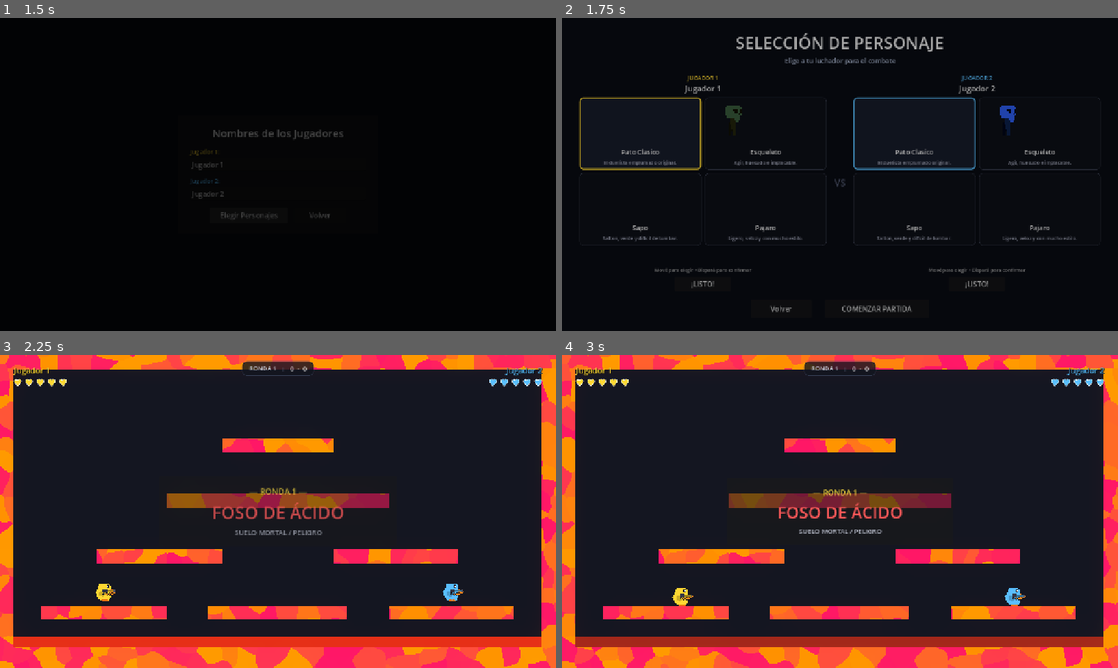
Above: before the commit, frames 1-4 (two rows, left to right).
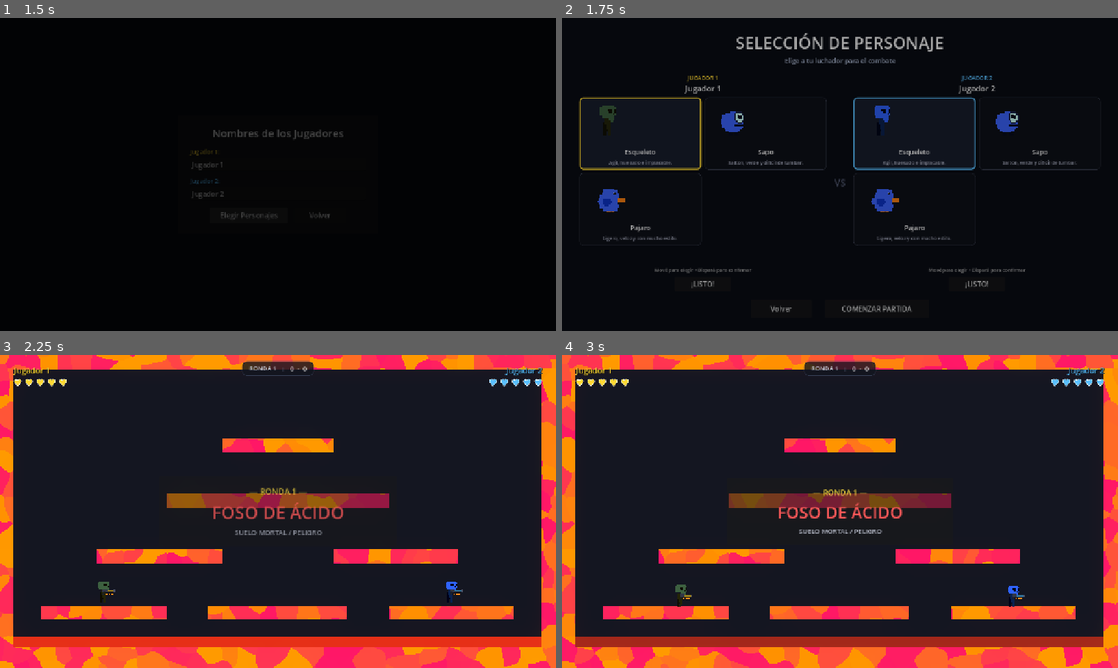
Above: after the commit, the same moments.

Repository: AdriR1ze/ONIET_Rounds
Game: Godot game, scene res://ui/main_menu.tscn
The game is run twice, just before and just after one commit, with the same random seed, the same clock (stepped at 60 frames per second) and the same inputs.
Inputs (mouse positions are in pixels of both pictures, inside the frame that each line leads up to):
- Up to frame 1 (1.5 s): click "Jugar" at 0.5 s; click "Elegir Personajes" at 1.25 s
- Up to frame 2 (1.75 s): no input
- Up to frame 3 (2.25 s): click "COMENZAR PARTIDA" at 2 s
- Up to frame 4 (3 s): tap Enter at 2.75 s; move the mouse to (962, 495) at 2.77 s; hold D (p1_right) from 2.78 s (still down); tap F at 2.85 s; click (962, 495) at 2.92 s

Frame 1 is identical in both runs. In frame 2, 2.2% of the frame differs, in the area x 6-97%, y 28-73%; in frame 3, 0.3%; in frame 4, 0.3%.

Commit message:
fuera pato clasico y arreglo de exports

Diff:
--- a/rounds/player/pajaro_frames.tres
+++ b/rounds/player/pajaro_frames.tres
@@ -1,27 +1,38 @@
 [gd_resource type="SpriteFrames" format=3 uid="uid://d15rtbdb6iimh"]
 
+[ext_resource type="Texture2D" uid="uid://c3e6njyltwjc2" path="res://sprite_sheets/personajes/pajaro/pajaro_caminando.png" id="1_camina"]
+[ext_resource type="Texture2D" uid="uid://jodt6vr4m8nm" path="res://sprite_sheets/personajes/pajaro/pajaro_quieto.png" id="2_quieto"]
+
 [sub_resource type="AtlasTexture" id="AtlasTexture_i0"]
+atlas = ExtResource("2_quieto")
 region = Rect2(0, 0, 32, 32)
 
 [sub_resource type="AtlasTexture" id="AtlasTexture_i1"]
+atlas = ExtResource("2_quieto")
 region = Rect2(32, 0, 32, 32)
 
 [sub_resource type="AtlasTexture" id="AtlasTexture_i2"]
+atlas = ExtResource("2_quieto")
 region = Rect2(64, 0, 32, 32)
 
 [sub_resource type="AtlasTexture" id="AtlasTexture_i3"]
+atlas = ExtResource("2_quieto")
 region = Rect2(96, 0, 32, 32)
 
 [sub_resource type="AtlasTexture" id="AtlasTexture_w0"]
+atlas = ExtResource("1_camina")
 region = Rect2(0, 0, 32, 32)
 
 [sub_resource type="AtlasTexture" id="AtlasTexture_w1"]
+atlas = ExtResource("1_camina")
 region = Rect2(32, 0, 32, 32)
 
 [sub_resource type="AtlasTexture" id="AtlasTexture_w2"]
+atlas = ExtResource("1_camina")
 region = Rect2(64, 0, 32, 32)
 
 [sub_resource type="AtlasTexture" id="AtlasTexture_w3"]
+atlas = ExtResource("1_camina")
 region = Rect2(96, 0, 32, 32)
 
 [resource]
--- a/rounds/player/player.gd
+++ b/rounds/player/player.gd
@@ -47,18 +47,12 @@
 @onready var _corner_ray_right: RayCast2D = $CornerRayRight
 @onready var _ground_ray: RayCast2D = $GroundRay
 @onready var _skeleton_sprite: AnimatedSprite2D = $Visual.get_node_or_null("SkeletonSprite")
-@onready var _body_mesh: Polygon2D = $Visual.get_node_or_null("Body")
-@onready var _wing_mesh: Polygon2D = $Visual.get_node_or_null("Wing")
-@onready var _beak_mesh: Polygon2D = $Visual.get_node_or_null("Beak")
-@onready var _eye_mesh: Polygon2D = $Visual.get_node_or_null("Eye")
-@onready var _pupil_mesh: Polygon2D = $Visual.get_node_or_null("Pupil")
-@onready var _feet_node: Node2D = $Visual.get_node_or_null("Feet")
 @onready var _floating_hp: Node2D = get_node_or_null("FloatingHealthBar")
 
 var facing: int = 1
 var can_control: bool = true
 var current_state: PlayerState = PlayerState.IDLE
-var tipo_personaje: String = "pato"
+var tipo_personaje: String = "esqueleto"
 
 var _effects: Array = []
 var _active_dots: Array = []
@@ -71,6 +65,7 @@
 var _spawn_position: Vector2
 var _hit_stop_remaining: float = 0.0
 var _hit_stop_active: bool = false
+var _death_tween: Tween = null
 
 # Modificadores de físicas dinámicos (auras / campos)
 var gravity_scale: float = 1.0
@@ -140,6 +135,9 @@
 	_update_ragdoll(delta)
 	_update_buffs(delta)
 	_update_state()
+	# Vivo y fuera del trompezar: el visual nunca debe quedar tumbado.
+	if current_state != PlayerState.DEAD and _ragdoll_timer <= 0.0:
+		$Visual.rotation = 0.0
 	_apply_gravity(delta)
 	_update_jump_timers(delta)
 
@@ -173,68 +171,41 @@
 	_update_character_visual()
 
 
-func _set_duck_parts_visible(v: bool) -> void:
-	if _body_mesh != null: _body_mesh.visible = v
-	if _wing_mesh != null: _wing_mesh.visible = v
-	if _beak_mesh != null: _beak_mesh.visible = v
-	if _eye_mesh != null: _eye_mesh.visible = v
-	if _pupil_mesh != null: _pupil_mesh.visible = v
-	if _feet_node != null: _feet_node.visible = v
-
-
 func _configurar_personaje() -> void:
 	tipo_personaje = RunManager.personaje_de(player_number)
-	if CHARACTER_FRAMES.has(tipo_personaje):
-		_set_duck_parts_visible(false)
-		if _skeleton_sprite != null:
-			_skeleton_sprite.visible = true
-			_skeleton_sprite.sprite_frames = CHARACTER_FRAMES[tipo_personaje]
-			_skeleton_sprite.modulate = Color.WHITE
-			if tipo_personaje == "esqueleto":
-				var paleta := RunManager.paleta_esqueleto(player_number)
-				var mat := ShaderMaterial.new()
-				mat.shader = preload("res://player/skeleton_palette.gdshader")
-				mat.set_shader_parameter("color_highlight", paleta[0])
-				mat.set_shader_parameter("color_midtone", paleta[1])
-				mat.set_shader_parameter("color_shadow", paleta[2])
-				_skeleton_sprite.material = mat
-			else:
-				_skeleton_sprite.material = null
-			_skeleton_sprite.play("idle")
-		_body_animation.play("stand")
-	else:
-		_set_duck_parts_visible(true)
-		if _wing_mesh != null:
-			_wing_mesh.color = RunManager.color_jugador(player_number).darkened(0.2)
-		if _skeleton_sprite != null:
-			_skeleton_sprite.visible = false
-		_body_animation.play("duck_idle")
+	if not CHARACTER_FRAMES.has(tipo_personaje):
+		tipo_personaje = "esqueleto"
+	if _skeleton_sprite != null:
+		_skeleton_sprite.visible = true
+		_skeleton_sprite.sprite_frames = CHARACTER_FRAMES[tipo_personaje]
+		_skeleton_sprite.modulate = Color.WHITE
+		if tipo_personaje == "esqueleto":
+			var paleta := RunManager.paleta_esqueleto(player_number)
+			var mat := ShaderMaterial.new()
+			mat.shader = preload("res://player/skeleton_palette.gdshader")
+			mat.set_shader_parameter("color_highlight", paleta[0])
+			mat.set_shader_parameter("color_midtone", paleta[1])
+			mat.set_shader_parameter("color_shadow", paleta[2])
+			_skeleton_sprite.material = mat
+		else:
+			_skeleton_sprite.material = null
+		_skeleton_sprite.play("idle")
+	_body_animation.play("stand")
 
 
 func _update_character_visual() -> void:
-	if CHARACTER_FRAMES.has(tipo_personaje):
-		if _skeleton_sprite == null:
-			return
-		match current_state:
-			PlayerState.DEAD:
-				if _skeleton_sprite.animation != "dead":
-					_skeleton_sprite.play("dead")
-			PlayerState.WALKING:
-				if _skeleton_sprite.animation != "walk":
-					_skeleton_sprite.play("walk")
-			_:
-				if _skeleton_sprite.animation != "idle":
-					_skeleton_sprite.play("idle")
-	else:
-		match current_state:
-			PlayerState.DEAD:
-				_body_animation.stop()
-			PlayerState.WALKING:
-				if _body_animation.current_animation != "duck_walk":
-					_body_animation.play("duck_walk")
-			_:
-				if _body_animation.current_animation != "duck_idle":
-					_body_animation.play("duck_idle")
+	if _skeleton_sprite == null:
+		return
+	match current_state:
+		PlayerState.DEAD:
+			if _skeleton_sprite.animation != "dead":
+				_skeleton_sprite.play("dead")
+		PlayerState.WALKING:
+			if _skeleton_sprite.animation != "walk":
+				_skeleton_sprite.play("walk")
+		_:
+			if _skeleton_sprite.animation != "idle":
+				_skeleton_sprite.play("idle")
 
 
 func _update_jump_timers(delta: float) -> void:
@@ -244,7 +215,7 @@
 		return
 
 	_ground_ray.force_raycast_update()
-	if _ground_ray.is_colliding() and velocity.y >= 0.0:
+	if is_on_floor() or (_ground_ray.is_colliding() and velocity.y >= 0.0):
 		_coyote_timer = coyote_time
 	else:
 		_coyote_timer = maxf(_coyote_timer - delta, 0.0)
@@ -459,11 +430,11 @@
 
 	# Rotar el personaje tumbado en el suelo
 	var rot_target := deg_to_rad(90.0 if facing >= 0 else -90.0)
-	var tween := create_tween()
-	tween.set_parallel(true)
-	tween.tween_property($Visual, "rotation", rot_target, 0.22).set_ease(Tween.EASE_OUT)
-	tween.tween_property($Visual, "position:y", 8.0, 0.22)
-	tween.tween_property(self, "modulate", Color(0.72, 0.72, 0.78, 1.0), 0.3)
+	_death_tween = create_tween()
+	_death_tween.set_parallel(true)
+	_death_tween.tween_property($Visual, "rotation", rot_target, 0.22).set_ease(Tween.EASE_OUT)
+	_death_tween.tween_property($Visual, "position:y", 8.0, 0.22)
+	_death_tween.tween_property(self, "modulate", Color(0.72, 0.72, 0.78, 1.0), 0.3)
 
 	# Desactivar colisión con proyectiles para no deflectar ni recibir más impactos
 	var hurtbox_col := get_node_or_null("HurtboxComponent/CollisionShape2D") as CollisionShape2D
@@ -536,14 +507,14 @@
 		active_barrier.queue_free()
 		active_barrier = null
 	modulate = Color(1.0, 1.0, 1.0, 1.0)
+	if _death_tween != null and _death_tween.is_valid():
+		_death_tween.kill()
+	_death_tween = null
 	$Visual.rotation = 0.0
 	$Visual.position = Vector2.ZERO
-	if CHARACTER_FRAMES.has(tipo_personaje):
-		_body_animation.play("stand")
-		if _skeleton_sprite != null:
-			_skeleton_sprite.play("idle")
-	else:
-		_body_animation.play("duck_idle")
+	_body_animation.play("stand")
+	if _skeleton_sprite != null:
+		_skeleton_sprite.play("idle")
 	_update_visual_facing()
 	_health.reset()
 	var hurtbox_col := get_node_or_null("HurtboxComponent/CollisionShape2D") as CollisionShape2D
--- a/rounds/player/player.tscn
+++ b/rounds/player/player.tscn
@@ -82,136 +82,6 @@
 "values": [0.0, 6.2831855]
 }
 
-[sub_resource type="Animation" id="Animation_duck_idle"]
-resource_name = "duck_idle"
-length = 0.8
-loop_mode = 1
-tracks/0/type = "value"
-tracks/0/imported = false
-tracks/0/enabled = true
-tracks/0/path = NodePath("Visual:position")
-tracks/0/interp = 1
-tracks/0/loop_wrap = true
-tracks/0/keys = {
-"times": PackedFloat32Array(0, 0.4, 0.8),
-"transitions": PackedFloat32Array(1, 1, 1),
-"update": 0,
-"values": [Vector2(0, 0), Vector2(0, -1.5), Vector2(0, 0)]
-}
-tracks/1/type = "value"
-tracks/1/imported = false
-tracks/1/enabled = true
-tracks/1/path = NodePath("Visual:rotation")
-tracks/1/interp = 1
-tracks/1/loop_wrap = true
-tracks/1/keys = {
-"times": PackedFloat32Array(0),
-"transitions": PackedFloat32Array(1),
-"update": 0,
-"values": [0.0]
-}
-tracks/2/type = "value"
-tracks/2/imported = false
-tracks/2/enabled = true
-tracks/2/path = NodePath("Visual/Wing:rotation")
-tracks/2/interp = 1
-tracks/2/loop_wrap = true
-tracks/2/keys = {
-"times": PackedFloat32Array(0, 0.4, 0.8),
-"transitions": PackedFloat32Array(1, 1, 1),
-"update": 0,
-"values": [0.0, -0.08, 0.0]
-}
-tracks/3/type = "value"
-tracks/3/imported = false
-tracks/3/enabled = true
-tracks/3/path = NodePath("Visual/Feet/FootL:position")
-tracks/3/interp = 1
-tracks/3/loop_wrap = true
-tracks/3/keys = {
-"times": PackedFloat32Array(0),
-"transitions": PackedFloat32Array(1),
-"update": 0,
-"values": [Vector2(0, 0)]
-}
-tracks/4/type = "value"
-tracks/4/imported = false
-tracks/4/enabled = true
-tracks/4/path = NodePath("Visual/Feet/FootR:position")
-tracks/4/interp = 1
-tracks/4/loop_wrap = true
-tracks/4/keys = {
-"times": PackedFloat32Array(0),
-"transitions": PackedFloat32Array(1),
-"update": 0,
-"values": [Vector2(0, 0)]
-}
-
-[sub_resource type="Animation" id="Animation_duck_walk"]
-resource_name = "duck_walk"
-length = 0.36
-loop_mode = 1
-tracks/0/type = "value"
-tracks/0/imported = false
-tracks/0/enabled = true
-tracks/0/path = NodePath("Visual:rotation")
-tracks/0/interp = 1
-tracks/0/loop_wrap = true
-tracks/0/keys = {
-"times": PackedFloat32Array(0, 0.09, 0.18, 0.27, 0.36),
-"transitions": PackedFloat32Array(1, 1, 1, 1, 1),
-"update": 0,
-"values": [0.0, 0.08, 0.0, -0.08, 0.0]
-}
-tracks/1/type = "value"
-tracks/1/imported = false
-tracks/1/enabled = true
-tracks/1/path = NodePath("Visual:position")
-tracks/1/interp = 1
-tracks/1/loop_wrap = true
-tracks/1/keys = {
-"times": PackedFloat32Array(0, 0.09, 0.18, 0.27, 0.36),
-"transitions": PackedFloat32Array(1, 1, 1, 1, 1),
-"update": 0,
-"values": [Vector2(0, 0), Vector2(0, -2), Vector2(0, 0), Vector2(0, -2), Vector2(0, 0)]
-}
-tracks/2/type = "value"
-tracks/2/imported = false
-tracks/2/enabled = true
-tracks/2/path = NodePath("Visual/Feet/FootL:position")
-tracks/2/interp = 1
-tracks/2/loop_wrap = true
-tracks/2/keys = {
-"times": PackedFloat32Array(0, 0.09, 0.18, 0.36),
-"transitions": PackedFloat32Array(1, 1, 1, 1),
-"update": 0,
-"values": [Vector2(0, 0), Vector2(0, -3), Vector2(0, 0), Vector2(0, 0)]
-}
-tracks/3/type = "value"
-tracks/3/imported = false
-tracks/3/enabled = true
-tracks/3/path = NodePath("Visual/Feet/FootR:position")
-tracks/3/interp = 1
-tracks/3/loop_wrap = true
-tracks/3/keys = {
-"times": PackedFloat32Array(0, 0.18, 0.27, 0.36),
-"transitions": PackedFloat32Array(1, 1, 1, 1),
-"update": 0,
-"values": [Vector2(0, 0), Vector2(0, 0), Vector2(0, -3), Vector2(0, 0)]
-}
-tracks/4/type = "value"
-tracks/4/imported = false
-tracks/4/enabled = true
-tracks/4/path = NodePath("Visual/Wing:rotation")
-tracks/4/interp = 1
-tracks/4/loop_wrap = true
-tracks/4/keys = {
-"times": PackedFloat32Array(0, 0.09, 0.18, 0.27, 0.36),
-"transitions": PackedFloat32Array(1, 1, 1, 1, 1),
-"update": 0,
-"values": [0.0, 0.12, 0.0, 0.12, 0.0]
-}
-
 [sub_resource type="Animation" id="Animation_stand"]
 length = 0.01
 tracks/0/type = "value"
@@ -278,8 +148,6 @@
 [sub_resource type="AnimationLibrary" id="AnimationLibrary_body"]
 _data = {
 &"crouch": SubResource("Animation_crouch"),
-&"duck_idle": SubResource("Animation_duck_idle"),
-&"duck_walk": SubResource("Animation_duck_walk"),
 &"ragdoll": SubResource("Animation_ragdoll"),
 &"stand": SubResource("Animation_stand")
 }
@@ -313,39 +181,8 @@
 [node name="Visual" type="Node2D" parent="." unique_id=1891425439]
 scale = Vector2(1.3, 1.3)
 
-[node name="Body" type="Polygon2D" parent="Visual" unique_id=275499162]
-color = Color(0.8, 0.8, 0.85, 1)
-polygon = PackedVector2Array(-9, -15, 6, -15, 11, -12, 12, -4, 10, 2, 12, 10, 8, 15, -7, 15, -12, 11, -14, 4, -16, 1, -12, -4, -10, -11)
-
-[node name="Wing" type="Polygon2D" parent="Visual" unique_id=1582736410]
-color = Color(0.7, 0.7, 0.76, 1)
-polygon = PackedVector2Array(-8, -1, 1, -1, 3, 4, -2, 9, -9, 6)
-
-[node name="Beak" type="Polygon2D" parent="Visual" unique_id=1486900253]
-color = Color(0.96, 0.52, 0.12, 1)
-polygon = PackedVector2Array(11, -4, 19, -3, 21, 0, 19, 3, 11, 3)
-
-[node name="Eye" type="Polygon2D" parent="Visual" unique_id=1349842503]
-color = Color(0.12, 0.13, 0.18, 1)
-polygon = PackedVector2Array(4, -12, 8, -12, 8, -7, 4, -7)
-
-[node name="Pupil" type="Polygon2D" parent="Visual" unique_id=1349842504]
-color = Color(1, 1, 1, 1)
-polygon = PackedVector2Array(5, -11, 7, -11, 7, -9, 5, -9)
-
-[node name="Feet" type="Node2D" parent="Visual" unique_id=1349842505]
-
-[node name="FootL" type="Polygon2D" parent="Visual/Feet" unique_id=1349842506]
-color = Color(0.92, 0.45, 0.08, 1)
-polygon = PackedVector2Array(-5, 14, 0, 14, 3, 17, -4, 17)
-
-[node name="FootR" type="Polygon2D" parent="Visual/Feet" unique_id=1349842507]
-color = Color(0.92, 0.45, 0.08, 1)
-polygon = PackedVector2Array(1, 14, 6, 14, 9, 17, 2, 17)
-
 [node name="SkeletonSprite" type="AnimatedSprite2D" parent="Visual" unique_id=1982736451]
 material = SubResource("ShaderMaterial_skel")
-visible = false
 texture_filter = 1
 position = Vector2(0, 5)
 scale = Vector2(1.85, 1.85)
--- a/rounds/player/player_1.tscn
+++ b/rounds/player/player_1.tscn
@@ -5,8 +5,5 @@
 [node name="Player" instance=ExtResource("1_player")]
 player_number = 1
 
-[node name="Body" parent="Visual" index="0"]
-color = Color(1, 0.85, 0.2, 1)
-
 [node name="Barrel" parent="WeaponComponent" index="0"]
 color = Color(0.6, 0.5, 0.12, 1)
--- a/rounds/player/player_2.tscn
+++ b/rounds/player/player_2.tscn
@@ -5,8 +5,5 @@
 [node name="Player" unique_id=499840830 instance=ExtResource("1_player")]
 player_number = 2
 
-[node name="Body" parent="Visual" parent_id_path=PackedInt32Array(1891425439) index="0" unique_id=275499162]
-color = Color(0.35, 0.75, 1, 1)
-
 [node name="Barrel" parent="WeaponComponent" parent_id_path=PackedInt32Array(336549377) index="0" unique_id=105297969]
 color = Color(0.2, 0.45, 0.6, 1)
--- a/rounds/player/player_3.tscn
+++ b/rounds/player/player_3.tscn
@@ -5,8 +5,5 @@
 [node name="Player" instance=ExtResource("1_player")]
 player_number = 3
 
-[node name="Body" parent="Visual" index="0"]
-color = Color(0.45, 0.95, 0.45, 1)
-
 [node name="Barrel" parent="WeaponComponent" index="0"]
 color = Color(0.25, 0.55, 0.25, 1)
--- a/rounds/player/player_4.tscn
+++ b/rounds/player/player_4.tscn
@@ -5,8 +5,5 @@
 [node name="Player" instance=ExtResource("1_player")]
 player_number = 4
 
-[node name="Body" parent="Visual" index="0"]
-color = Color(1, 0.45, 0.8, 1)
-
 [node name="Barrel" parent="WeaponComponent" index="0"]
 color = Color(0.6, 0.25, 0.45, 1)
--- a/rounds/player/sapo_frames.tres
+++ b/rounds/player/sapo_frames.tres
@@ -1,27 +1,38 @@
 [gd_resource type="SpriteFrames" format=3 uid="uid://dwnimprnodet5"]
 
+[ext_resource type="Texture2D" uid="uid://blg7huaaxvkf0" path="res://sprite_sheets/personajes/sapo/sapo_caminando.png" id="1_camina"]
+[ext_resource type="Texture2D" uid="uid://dw16xjupv6af2" path="res://sprite_sheets/personajes/sapo/sapo_quieto.png" id="2_quieto"]
+
 [sub_resource type="AtlasTexture" id="AtlasTexture_i0"]
+atlas = ExtResource("2_quieto")
 region = Rect2(0, 0, 32, 32)
 
 [sub_resource type="AtlasTexture" id="AtlasTexture_i1"]
+atlas = ExtResource("2_quieto")
 region = Rect2(32, 0, 32, 32)
 
 [sub_resource type="AtlasTexture" id="AtlasTexture_i2"]
+atlas = ExtResource("2_quieto")
 region = Rect2(64, 0, 32, 32)
 
 [sub_resource type="AtlasTexture" id="AtlasTexture_i3"]
+atlas = ExtResource("2_quieto")
 region = Rect2(96, 0, 32, 32)
 
 [sub_resource type="AtlasTexture" id="AtlasTexture_w0"]
+atlas = ExtResource("1_camina")
 region = Rect2(0, 0, 32, 32)
 
 [sub_resource type="AtlasTexture" id="AtlasTexture_w1"]
+atlas = ExtResource("1_camina")
 region = Rect2(32, 0, 32, 32)
 
 [sub_resource type="AtlasTexture" id="AtlasTexture_w2"]
+atlas = ExtResource("1_camina")
 region = Rect2(64, 0, 32, 32)
 
 [sub_resource type="AtlasTexture" id="AtlasTexture_w3"]
+atlas = ExtResource("1_camina")
 region = Rect2(96, 0, 32, 32)
 
 [resource]
--- a/rounds/run/run_controller.gd
+++ b/rounds/run/run_controller.gd
@@ -81,9 +81,9 @@
 		cargar_nuevo_mapa()
 
 	RunManager.iniciar_ronda(RunManager.ronda + 1)
+	_revivir_caidos()
 	if banner_intro != null and banner_intro.has_method("mostrar_intro"):
 		await banner_intro.mostrar_intro(RunManager.ronda, _mapa_info_actual)
-	_revivir_caidos()
 	_ronda_activa = true
 	_procesando = false
 
--- a/rounds/run/run_manager.gd
+++ b/rounds/run/run_manager.gd
@@ -28,7 +28,7 @@
 
 var vidas: Dictionary = { 1: 5, 2: 5 }
 var nombres: Dictionary = { 1: "Jugador 1", 2: "Jugador 2" }
-var personajes: Dictionary = { 1: "pato", 2: "pato" }
+var personajes: Dictionary = { 1: "esqueleto", 2: "esqueleto" }
 var partida_finalizada: bool = false
 var _jugadores: Dictionary = {}
 var _mejoras: Dictionary = {}
@@ -68,7 +68,7 @@
 
 
 func personaje_de(player_number: int) -> String:
-	return personajes.get(player_number, "pato")
+	return personajes.get(player_number, "esqueleto")
 
 
 func configurar_partida(rondas: int, vidas: int) -> void:
@@ -220,7 +220,7 @@
 		if not nombres.has(numero):
 			nombres[numero] = "Jugador %d" % numero
 		if not personajes.has(numero):
-			personajes[numero] = "pato"
+			personajes[numero] = "esqueleto"
 
 
 func _cumple_requisitos(player_number: int, def: UpgradeDefinition) -> bool:
--- a/rounds/ui/character_select.gd
+++ b/rounds/ui/character_select.gd
@@ -1,6 +1,6 @@
 extends Control
 
-const PERSONAJES: Array[String] = ["pato", "esqueleto", "sapo", "pajaro"]
+const PERSONAJES: Array[String] = ["esqueleto", "sapo", "pajaro"]
 const COLUMNAS_PERSONAJES := 2
 const ESCENA_JUEGO := "res://levels/test_level.tscn"
 const ESCENA_MENU := "res://ui/main_menu.tscn"
@@ -15,13 +15,11 @@
 	"pajaro": PAJARO_FRAMES,
 }
 const NOMBRES_PERSONAJES := {
-	"pato": "Pato Clasico",
 	"esqueleto": "Esqueleto",
 	"sapo": "Sapo",
 	"pajaro": "Pajaro",
 }
 const DESCRIPCIONES_PERSONAJES := {
-	"pato": "El duelista emplumado original.",
 	"esqueleto": "Agil, huesudo e implacable.",
 	"sapo": "Salton, verde y dificil de tumbar.",
 	"pajaro": "Ligero, veloz y con mucho estilo.",
@@ -29,17 +27,6 @@
 
 const COLOR_APAGADO := Color(0.2, 0.22, 0.28, 1.0)
 const COLOR_LISTO := Color(0.3, 0.9, 0.4, 1.0)
-const COLOR_BEAK := Color(0.96, 0.52, 0.12, 1.0)
-const COLOR_EYE := Color(0.12, 0.13, 0.18, 1.0)
-const COLOR_FOOT := Color(0.92, 0.45, 0.08, 1.0)
-
-const POLY_BODY := [-9, -15, 6, -15, 11, -12, 12, -4, 10, 2, 12, 10, 8, 15, -7, 15, -12, 11, -14, 4, -16, 1, -12, -4, -10, -11]
-const POLY_WING := [-8, -1, 1, -1, 3, 4, -2, 9, -9, 6]
-const POLY_BEAK := [11, -4, 19, -3, 21, 0, 19, 3, 11, 3]
-const POLY_EYE := [4, -12, 8, -12, 8, -7, 4, -7]
-const POLY_PUPIL := [5, -11, 7, -11, 7, -9, 5, -9]
-const POLY_FOOT_L := [-5, 14, 0, 14, 3, 17, -4, 17]
-const POLY_FOOT_R := [1, 14, 6, 14, 9, 17, 2, 17]
 
 @onready var _panel_jugadores: HBoxContainer = $Margin/VBox/PanelJugadores
 @onready var _btn_iniciar: Button = $Margin/VBox/Footer/BotonIniciar
@@ -117,7 +104,7 @@
 	_cards[numero] = []
 	for indice in PERSONAJES.size():
 		var personaje := PERSONAJES[indice]
-		var card := _crear_card_personaje(numero, color, personaje, indice)
+		var card := _crear_card_sprite(numero, color, personaje, indice)
 		cards.add_child(card)
 		_cards[numero].append(card)
 	panel.add_child(cards)
@@ -137,40 +124,6 @@
 	_ready_btn[numero] = boton
 
 	return panel
-
-
-func _crear_card_personaje(numero: int, color: Color, personaje: String, indice: int) -> PanelContainer:
-	if personaje == "pato":
-		return _crear_card_pato(numero, color, indice)
-	return _crear_card_sprite(numero, color, personaje, indice)
-
-
-func _crear_card_pato(numero: int, color: Color, indice: int) -> PanelContainer:
-	var card := PanelContainer.new()
-	card.size_flags_horizontal = Control.SIZE_EXPAND_FILL
-	card.gui_input.connect(_on_card_input.bind(numero, indice))
-	var vbox := VBoxContainer.new()
-	vbox.add_theme_constant_override("separation", 6)
-	vbox.alignment = BoxContainer.ALIGNMENT_CENTER
-	var preview := Control.new()
-	preview.custom_minimum_size = Vector2(0, 100)
-	var visual := Node2D.new()
-	visual.position = Vector2(60, 52)
-	visual.scale = Vector2(1.6, 1.6)
-	visual.add_child(_poly(POLY_BODY, color))
-	visual.add_child(_poly(POLY_WING, color.darkened(0.2)))
-	visual.add_child(_poly(POLY_BEAK, COLOR_BEAK))
-	visual.add_child(_poly(POLY_EYE, COLOR_EYE))
-	visual.add_child(_poly(POLY_PUPIL, Color.WHITE))
-	visual.add_child(_poly(POLY_FOOT_L, COLOR_FOOT))
-	visual.add_child(_poly(POLY_FOOT_R, COLOR_FOOT))
-	preview.add_child(visual)
-	vbox.add_child(preview)
-	vbox.add_child(_texto(NOMBRES_PERSONAJES["pato"], 15, Color.WHITE))
-	vbox.add_child(_texto("El duelista emplumado original.", 11, Color(0.7, 0.72, 0.8)))
-	card.add_child(vbox)
-	_ignorar_raton(vbox)
-	return card
 
 
 func _crear_card_sprite(numero: int, color: Color, personaje: String, indice: int) -> PanelContainer:
@@ -213,13 +166,6 @@
 		_ignorar_raton(hijo)
 
 
-func _poly(puntos: Array, color: Color) -> Polygon2D:
-	var poli := Polygon2D.new()
-	poli.polygon = PackedVector2Array(puntos)
-	poli.color = color
-	return poli
-
-
 func _texto(contenido: String, tamano: int, color: Color) -> Label:
 	var etiqueta := Label.new()
 	etiqueta.text = contenido
--- a/rounds/upgrades/upgrade_database.gd
+++ b/rounds/upgrades/upgrade_database.gd
@@ -23,8 +23,8 @@
 	dir.list_dir_begin()
 	var archivo := dir.get_next()
 	while archivo != "":
-		if not dir.current_is_dir() and archivo.ends_with(".tres"):
-			var recurso := load(RUTA_DEFINICIONES + "/" + archivo)
+		if not dir.current_is_dir() and (archivo.ends_with(".tres") or archivo.ends_with(".tres.remap")):
+			var recurso := load(RUTA_DEFINICIONES + "/" + archivo.trim_suffix(".remap"))
 			if recurso is UpgradeDefinition:
 				definiciones.append(recurso)
 		archivo = dir.get_next()
Not shown, changed: rounds/export_presets.cfg
